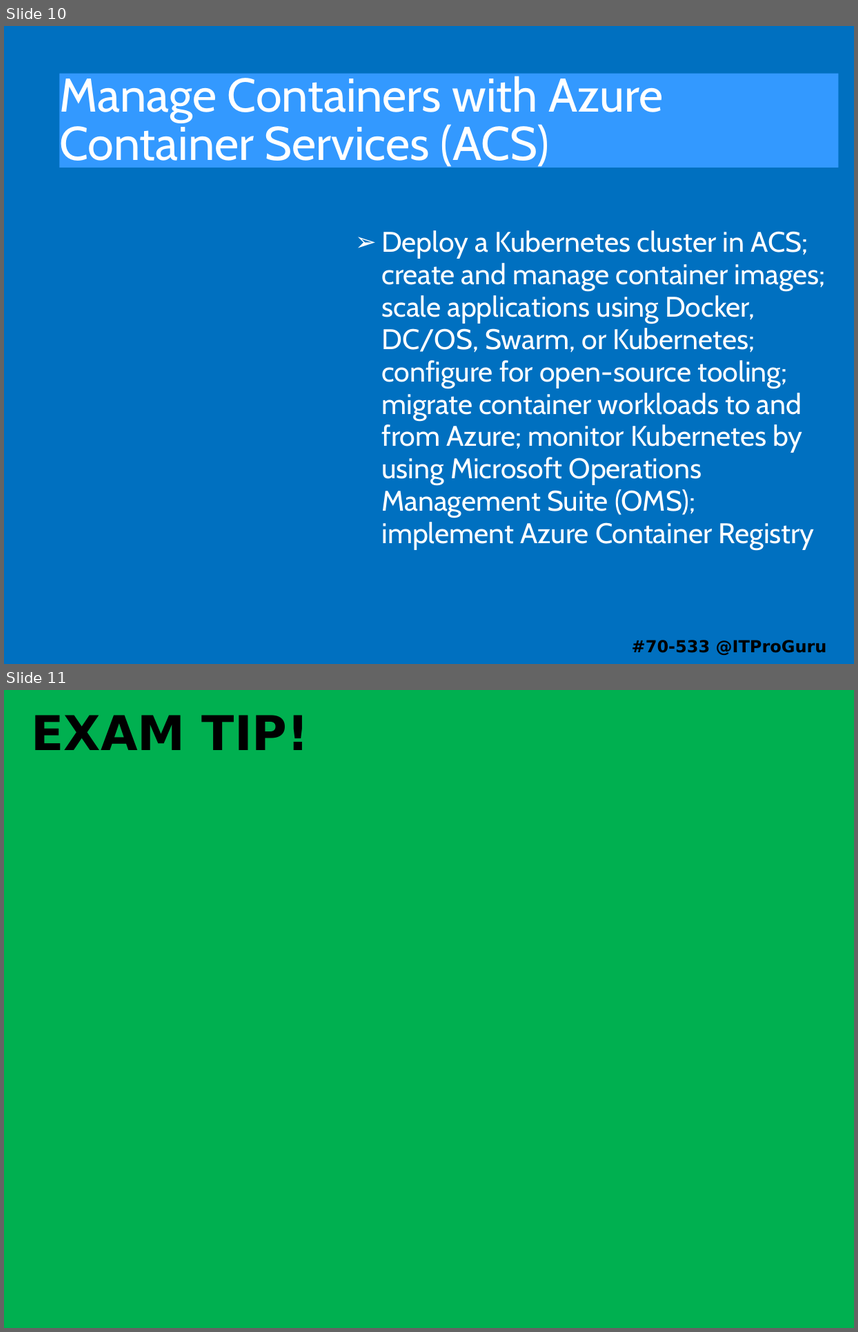
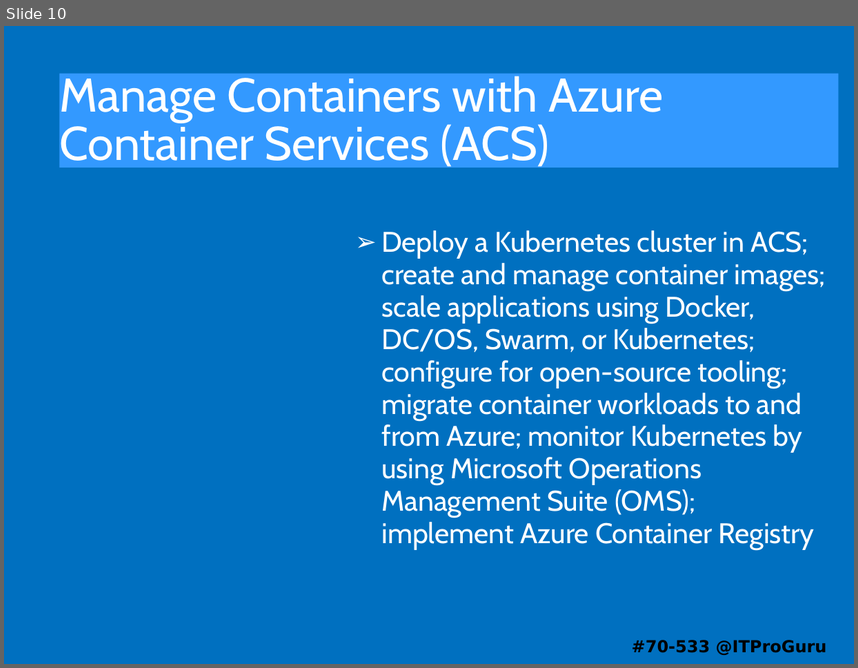
Before and after one commit to guruskill/70-533, a slide deck: 70-533-00-Template.pptx. Shown one above the other, each under a label of ours: slides 10 and 11 before the commit, slide 10 after it. The pictures are 858x1332 and 858x668 pixels, drawn with LibreOffice and Linux fonts; fonts in the diff are those of the drawing. Boxes give left, top, right and bottom in pixels: in the first picture for what was removed or moved away, otherwise in the second. Text is boxed around its words. In the diff, an @@ line names an element or a change of style, - is before the commit and + after.

```diff
--- a/70-533-00-Template.pptx
+++ b/70-533-00-Template.pptx
@@ slide 11 removed at (4,690,854,1328), background #FFFFFF @@
@@ rectangle removed at (4,690,854,756) @@
@@ rectangle removed at (4,690,854,1328) @@
@@ text removed at (31,715,309,750) @@
-EXAM TIP!
```
Also in this commit, not shown: 3 slides changed, 4 slides added, 3 other slides removed.
